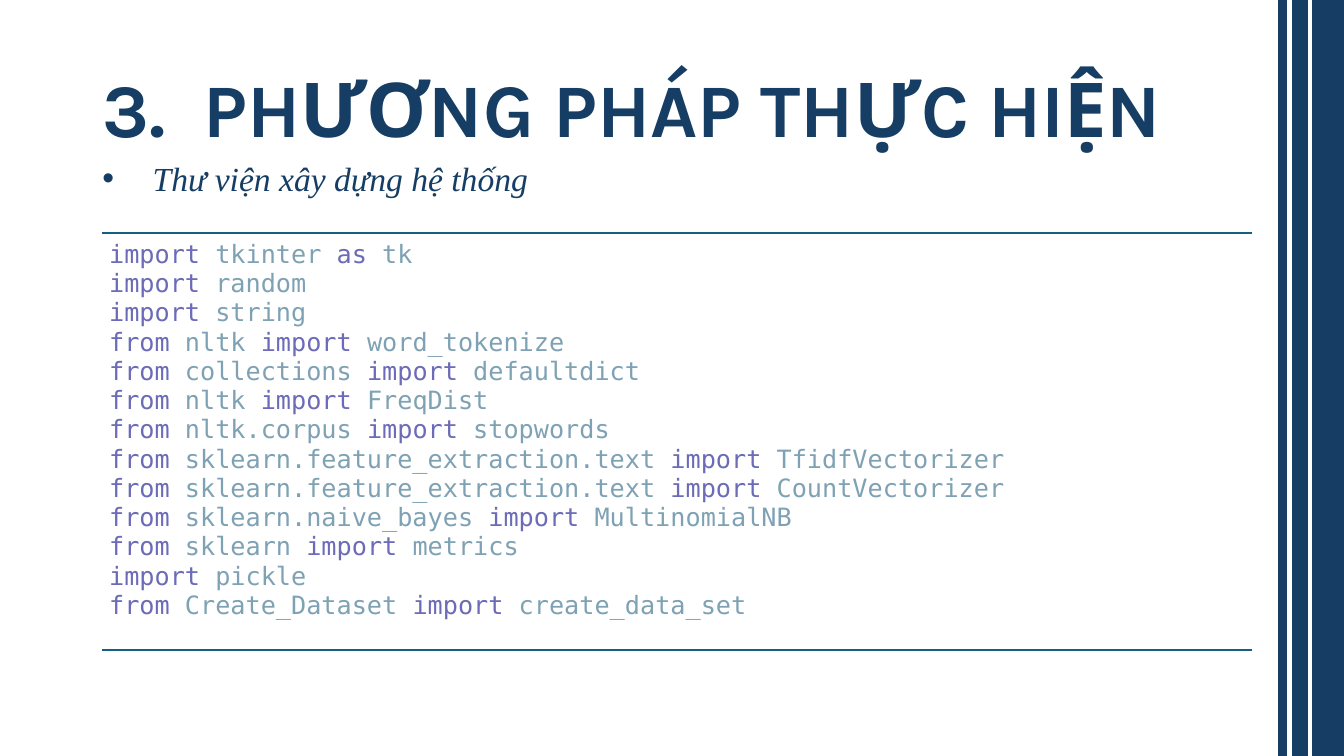
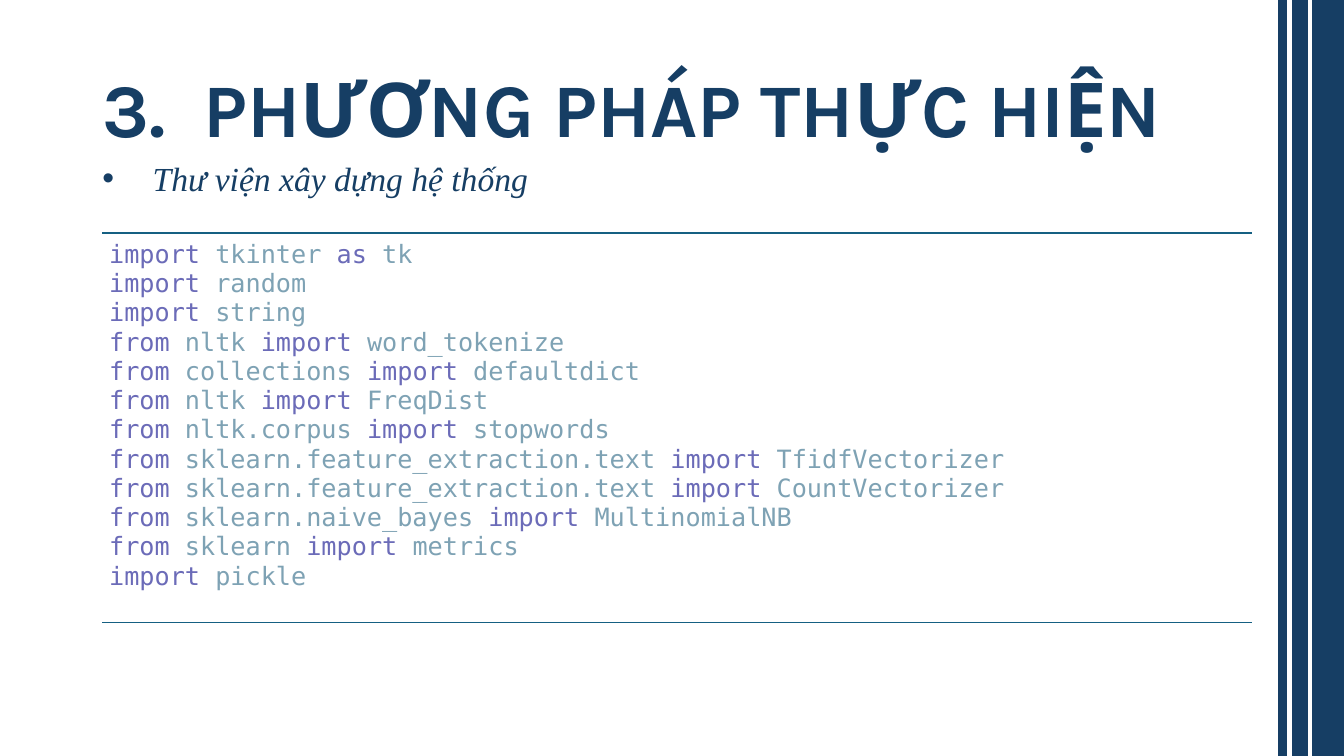
Before and after one commit to LPHuu0407/Computer-Science-Project-2, a slide deck: slide 21 of REPORT/PP_BAOCAO.pptx (slide 19 before the commit). Drawn at 1344x756 pixels with LibreOffice and Linux fonts; fonts in the diff are those of the drawing. Boxes give left, top, right and bottom in pixels: in the first picture for what was removed or moved away, otherwise in the second. Text is boxed around its words. In the diff, an @@ line names an element or a change of style, - is before the commit and + after.

```diff
--- a/REPORT/PP_BAOCAO.pptx
+++ b/REPORT/PP_BAOCAO.pptx
@@ table at (102, 233, 1251, 623) @@
-row 1, column 1: import tkinter as tk import random import string from nltk import word_tokenize from collections import defaultdict from nltk import FreqDist from nltk.corpus import stopwords from sklearn.feature_extraction.text import TfidfVectorizer from sklearn.feature_extraction.text import CountVectorizer from sklearn.naive_bayes import MultinomialNB from sklearn import metrics import pickle from Create_Dataset import create_data_set
+row 1, column 1: import tkinter as tk import random import string from nltk import word_tokenize from collections import defaultdict from nltk import FreqDist from nltk.corpus import stopwords from sklearn.feature_extraction.text import TfidfVectorizer from sklearn.feature_extraction.text import CountVectorizer from sklearn.naive_bayes import MultinomialNB from sklearn import metrics import pickle
```
Also in this commit, not shown: 5 other slides changed, 2 slides added, 11 other files.
